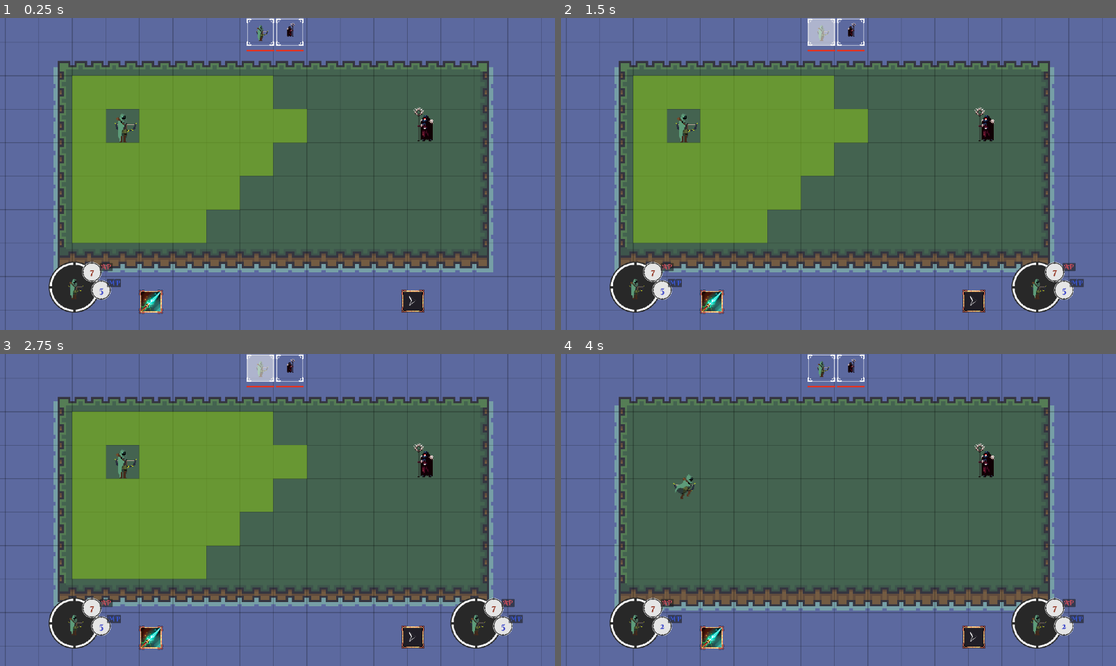
Above: before the commit, frames 1-4 (two rows, left to right).
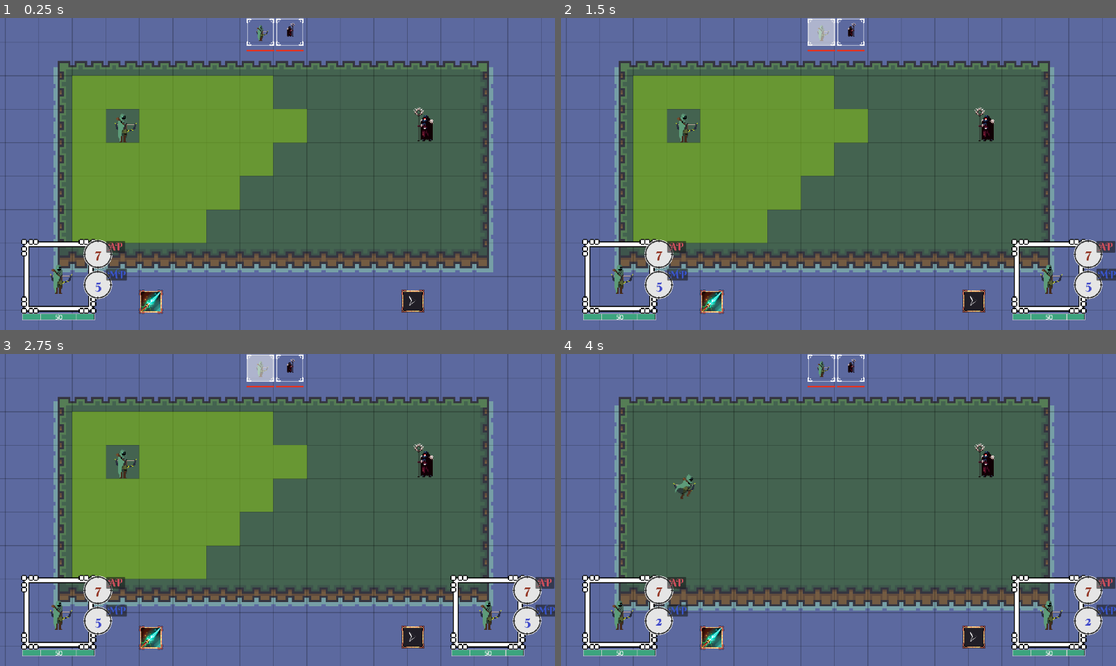
Above: after the commit, the same moments.

Repository: Xeronax/laughing-arrow
Game: Godot game, scene res://Main.tscn
Two runs of this game, one before a commit and one after it. Both use one fixed random seed, a clock stepped at 60 frames per second and the inputs below.
Inputs (mouse positions are in pixels of both pictures, inside the frame that each line leads up to):
- Up to frame 1 (0.25 s): no input
- Up to frame 2 (1.5 s): click (821, 33) at 0.52 s; click (821, 33) at 1.27 s
- Up to frame 3 (2.75 s): click (260, 369) at 2.02 s
- Up to frame 4 (4 s): move the mouse to (960, 494) at 2.77 s; click (960, 494) at 2.92 s; tap Enter at 3.5 s; move the mouse to (727, 525) at 3.52 s; click (727, 525) at 3.67 s

The runs differ from the first frame. In frame 1, 2.8% of the frame differs, in the area x 3-23%, y 70-97%; in frame 2, 6.1%; in frame 3, 6.1%, in the area x 3-100%, y 70-97%; in frame 4, 6.1%.

Commit message:
Updated UI + HP Bar

Diff:
--- a/Main.tscn
+++ b/Main.tscn
@@ -414,13 +414,13 @@
 anchor_top = 1.0
 anchor_right = 0.5
 anchor_bottom = 1.0
-offset_left = -475.0
-offset_top = -142.0
-offset_right = -126.0
-offset_bottom = 161.0
+offset_left = -532.0
+offset_top = -189.0
+offset_right = -183.0
+offset_bottom = 114.0
 grow_horizontal = 2
 grow_vertical = 0
-scale = Vector2(0.375, 0.375)
+scale = Vector2(0.55, 0.55)
 target = NodePath("../../Player")
 current_controller = true
 
@@ -431,12 +431,12 @@
 anchor_right = 0.5
 anchor_bottom = 1.0
 offset_left = 359.0
-offset_top = -142.0
+offset_top = -189.0
 offset_right = 708.0
-offset_bottom = 161.0
+offset_bottom = 114.0
 grow_horizontal = 2
 grow_vertical = 0
-scale = Vector2(0.375, 0.375)
+scale = Vector2(0.55, 0.55)
 
 [node name="EndTurnButton" parent="UI" node_paths=PackedStringArray("target") instance=ExtResource("5_rhj0d")]
 anchors_preset = 7
--- a/characters/battle_character.gd
+++ b/characters/battle_character.gd
@@ -91,26 +91,7 @@
 		return
 	var map_grid: TileMapLayer = Global.map
 	movement_cells.clear()
-	var explored: Array[Vector2i] = []
-	var queue: Array[Vector2i] = [ grid_position ]
-	while not queue.is_empty():
-		var current_cell: Vector2i = queue.pop_back()
-		# Nonwalkable cell check
-		var cell_data: TileData = map_grid.get_cell_tile_data(current_cell)
-		if cell_data.probability < 1:
-			continue
-		# Distance check
-		var dist: int = abs((grid_position - current_cell).x) + abs((grid_position - current_cell).y)
-		if dist > stats.mp:
-			continue
-		# Breadth first search
-		if explored.has(current_cell):
-			continue
-		if current_cell != grid_position:
-			movement_cells.append(current_cell)
-		explored.append(current_cell)
-		for neighbor in map_grid.get_surrounding_cells(current_cell):
-			queue.push_back(neighbor)
+	movement_cells = Global.get_range(grid_position, stats.mp)
 
 func highlight_movement_range() -> void:
 	_update_movement_range()
--- a/characters/necromancer/Necromancer.tscn
+++ b/characters/necromancer/Necromancer.tscn
@@ -852,6 +852,21 @@
 "name": &"run",
 "speed": 8.0
 }]
+
+[sub_resource type="Animation" id="Animation_myefp"]
+length = 0.001
+tracks/0/type = "value"
+tracks/0/imported = false
+tracks/0/enabled = true
+tracks/0/path = NodePath("AnimatedSprite2D/AnimationPlayer:speed_scale")
+tracks/0/interp = 1
+tracks/0/loop_wrap = true
+tracks/0/keys = {
+"times": PackedFloat32Array(0),
+"transitions": PackedFloat32Array(1),
+"update": 0,
+"values": [1.0]
+}
 
 [sub_resource type="Animation" id="Animation_r3eki"]
 resource_name = "attack"
@@ -1019,21 +1034,6 @@
 "values": [0, 1, 2, 3, 4, 5, 6, 7, 8, 9]
 }
 
-[sub_resource type="Animation" id="Animation_myefp"]
-length = 0.001
-tracks/0/type = "value"
-tracks/0/imported = false
-tracks/0/enabled = true
-tracks/0/path = NodePath("AnimatedSprite2D/AnimationPlayer:speed_scale")
-tracks/0/interp = 1
-tracks/0/loop_wrap = true
-tracks/0/keys = {
-"times": PackedFloat32Array(0),
-"transitions": PackedFloat32Array(1),
-"update": 0,
-"values": [1.0]
-}
-
 [sub_resource type="AnimationLibrary" id="AnimationLibrary_3aka1"]
 _data = {
 "RESET": SubResource("Animation_myefp"),
--- a/characters/player/Player.tscn
+++ b/characters/player/Player.tscn
@@ -185,6 +185,60 @@
 "name": &"run",
 "speed": 8.0
 }]
+
+[sub_resource type="Animation" id="Animation_pvpa4"]
+resource_name = "attack"
+length = 0.4
+tracks/0/type = "value"
+tracks/0/imported = false
+tracks/0/enabled = true
+tracks/0/path = NodePath(".:frame")
+tracks/0/interp = 1
+tracks/0/loop_wrap = true
+tracks/0/keys = {
+"times": PackedFloat32Array(0, 0.0333333, 0.0666667, 0.1, 0.133333, 0.166667, 0.2, 0.2333, 0.266667, 0.3, 0.333333),
+"transitions": PackedFloat32Array(1, 1, 1, 1, 1, 1, 1, 1, 1, 1, 1),
+"update": 1,
+"values": [0, 1, 2, 3, 4, 5, 6, 7, 8, 9, 10]
+}
+tracks/1/type = "value"
+tracks/1/imported = false
+tracks/1/enabled = true
+tracks/1/path = NodePath(".:animation")
+tracks/1/interp = 1
+tracks/1/loop_wrap = true
+tracks/1/keys = {
+"times": PackedFloat32Array(0),
+"transitions": PackedFloat32Array(1),
+"update": 1,
+"values": [&"attack"]
+}
+tracks/2/type = "value"
+tracks/2/imported = false
+tracks/2/enabled = true
+tracks/2/path = NodePath("AnimationPlayer:speed_scale")
+tracks/2/interp = 1
+tracks/2/loop_wrap = true
+tracks/2/keys = {
+"times": PackedFloat32Array(0),
+"transitions": PackedFloat32Array(1),
+"update": 0,
+"values": [0.35]
+}
+tracks/3/type = "method"
+tracks/3/imported = false
+tracks/3/enabled = true
+tracks/3/path = NodePath("../Spellbook/Shoot")
+tracks/3/interp = 1
+tracks/3/loop_wrap = true
+tracks/3/keys = {
+"times": PackedFloat32Array(0.3),
+"transitions": PackedFloat32Array(1),
+"values": [{
+"args": [],
+"method": &"deal_damage"
+}]
+}
 
 [sub_resource type="Animation" id="Animation_id3sk"]
 resource_name = "idle"
@@ -256,60 +310,6 @@
 "values": [0.495]
 }
 
-[sub_resource type="Animation" id="Animation_pvpa4"]
-resource_name = "attack"
-length = 0.4
-tracks/0/type = "value"
-tracks/0/imported = false
-tracks/0/enabled = true
-tracks/0/path = NodePath(".:frame")
-tracks/0/interp = 1
-tracks/0/loop_wrap = true
-tracks/0/keys = {
-"times": PackedFloat32Array(0, 0.0333333, 0.0666667, 0.1, 0.133333, 0.166667, 0.2, 0.2333, 0.266667, 0.3, 0.333333),
-"transitions": PackedFloat32Array(1, 1, 1, 1, 1, 1, 1, 1, 1, 1, 1),
-"update": 1,
-"values": [0, 1, 2, 3, 4, 5, 6, 7, 8, 9, 10]
-}
-tracks/1/type = "value"
-tracks/1/imported = false
-tracks/1/enabled = true
-tracks/1/path = NodePath(".:animation")
-tracks/1/interp = 1
-tracks/1/loop_wrap = true
-tracks/1/keys = {
-"times": PackedFloat32Array(0),
-"transitions": PackedFloat32Array(1),
-"update": 1,
-"values": [&"attack"]
-}
-tracks/2/type = "value"
-tracks/2/imported = false
-tracks/2/enabled = true
-tracks/2/path = NodePath("AnimationPlayer:speed_scale")
-tracks/2/interp = 1
-tracks/2/loop_wrap = true
-tracks/2/keys = {
-"times": PackedFloat32Array(0),
-"transitions": PackedFloat32Array(1),
-"update": 0,
-"values": [0.35]
-}
-tracks/3/type = "method"
-tracks/3/imported = false
-tracks/3/enabled = true
-tracks/3/path = NodePath("../Spellbook/Shoot")
-tracks/3/interp = 1
-tracks/3/loop_wrap = true
-tracks/3/keys = {
-"times": PackedFloat32Array(0.3),
-"transitions": PackedFloat32Array(1),
-"values": [{
-"args": [],
-"method": &"deal_damage"
-}]
-}
-
 [sub_resource type="AnimationLibrary" id="AnimationLibrary_lc5g3"]
 _data = {
 "attack": SubResource("Animation_pvpa4"),
--- a/global.gd
+++ b/global.gd
@@ -12,7 +12,6 @@
 var pathfinding_map: AStarGrid2D = null
 var battle_manager: Node2D = null
 var mouse_on_ui: bool = false
-
 
 func _ready() -> void:
 	var root = get_tree().get_root()
@@ -52,3 +51,27 @@
 		var local_point: Vector2i = Vector2i(vec/16)
 		path.append(local_point)
 	return path
+
+func get_range(grid_position: Vector2i, range: int, _minimum_range: int = 0) -> Array[Vector2i]:
+	var explored: Array[Vector2i] = []
+	var queue: Array[Vector2i] = [ grid_position ]
+	var cells_in_range: Array[Vector2i] = []
+	while not queue.is_empty():
+		var current_cell: Vector2i = queue.pop_back()
+		# Nonwalkable cell check
+		var cell_data: TileData = map.get_cell_tile_data(current_cell)
+		if cell_data.probability < 1:
+			continue
+		# Distance check
+		var dist: int = abs((grid_position - current_cell).x) + abs((grid_position - current_cell).y)
+		if dist > range:
+			continue
+		# Breadth first search
+		if explored.has(current_cell):
+			continue
+		if current_cell != grid_position:
+			cells_in_range.append(current_cell)
+		explored.append(current_cell)
+		for neighbor in map.get_surrounding_cells(current_cell):
+			queue.push_back(neighbor)
+	return cells_in_range
--- a/ui/character_frame/CharacterFrame.tscn
+++ b/ui/character_frame/CharacterFrame.tscn
@@ -1,9 +1,16 @@
-[gd_scene load_steps=9 format=3 uid="uid://cu4qfv71c1i70"]
+[gd_scene load_steps=15 format=3 uid="uid://cu4qfv71c1i70"]
 
 [ext_resource type="Script" path="res://ui/character_frame/character_frame.gd" id="1_e3w8j"]
-[ext_resource type="Texture2D" uid="uid://v4dqfsfxkjnp" path="res://art/Wenrexa Interface UI KIT #4/PNG/Icons/Circle01.png" id="1_rshuj"]
 [ext_resource type="Texture2D" uid="uid://dupgo4uao7147" path="res://art/Wenrexa Interface UI KIT #4/PNG/Icons/Circle02.png" id="2_bpfcq"]
+[ext_resource type="Texture2D" uid="uid://b5uatdjbq36ju" path="res://art/Custom Border and Panels Menu All Part/Ram Border All.png" id="2_y2lut"]
 [ext_resource type="FontFile" uid="uid://c66f6mfqcyten" path="res://art/BerkshireSwash-Regular.ttf" id="3_xpfbi"]
+[ext_resource type="Texture2D" uid="uid://cba33wfp7dm44" path="res://art/Wenrexa Interface UI KIT #4/PNG/ProgressBar_01/BarV1_Bar.png" id="5_sbi27"]
+[ext_resource type="Texture2D" uid="uid://bggre8ko1xdhl" path="res://art/Wenrexa Interface UI KIT #4/PNG/ProgressBar_01/BarV1_ProgressBarBorder.png" id="6_ewnwg"]
+[ext_resource type="Texture2D" uid="uid://cd1wwy0h7lp3m" path="res://art/Wenrexa Interface UI KIT #4/PNG/ProgressBar_01/BarV1_ProgressBar.png" id="7_roegc"]
+
+[sub_resource type="AtlasTexture" id="AtlasTexture_6lcgl"]
+atlas = ExtResource("2_y2lut")
+region = Rect2(0, 0, 64, 64)
 
 [sub_resource type="LabelSettings" id="LabelSettings_xsqjc"]
 font = ExtResource("3_xpfbi")
@@ -25,11 +32,15 @@
 font_size = 40
 font_color = Color(0.222677, 0.334882, 0.795021, 1)
 
+[sub_resource type="SystemFont" id="SystemFont_epx7a"]
+
+[sub_resource type="LabelSettings" id="LabelSettings_1dpq8"]
+font = SubResource("SystemFont_epx7a")
+font_size = 24
+
 [node name="CharacterFrame" type="Control"]
 layout_mode = 3
 anchors_preset = 0
-offset_right = 376.0
-offset_bottom = 300.0
 size_flags_horizontal = 3
 size_flags_vertical = 3
 script = ExtResource("1_e3w8j")
@@ -38,7 +49,7 @@
 layout_mode = 2
 offset_right = 283.0
 offset_bottom = 283.0
-texture = ExtResource("1_rshuj")
+texture = SubResource("AtlasTexture_6lcgl")
 expand_mode = 1
 stretch_mode = 5
 
@@ -52,9 +63,9 @@
 
 [node name="APFrame" type="TextureRect" parent="."]
 layout_mode = 2
-offset_left = 185.0
+offset_left = 235.0
 offset_top = 3.0
-offset_right = 294.0
+offset_right = 344.0
 offset_bottom = 112.0
 texture = ExtResource("2_bpfcq")
 expand_mode = 3
@@ -72,16 +83,16 @@
 
 [node name="Panel" type="Panel" parent="APFrame"]
 layout_mode = 0
-offset_left = 98.0
+offset_left = 86.385
 offset_top = 4.0
-offset_right = 169.0
+offset_right = 157.385
 offset_bottom = 49.0
 
-[node name="AP" type="Label" parent="APFrame"]
+[node name="AP" type="Label" parent="APFrame/Panel"]
 layout_mode = 0
-offset_left = 98.0
-offset_right = 167.0
-offset_bottom = 51.0
+offset_top = -4.0
+offset_right = 69.0
+offset_bottom = 47.0
 text = "AP"
 label_settings = SubResource("LabelSettings_p1vhk")
 horizontal_alignment = 1
@@ -89,10 +100,10 @@
 
 [node name="MPFrame" type="TextureRect" parent="."]
 layout_mode = 2
-offset_left = 236.0
-offset_top = 103.0
-offset_right = 345.0
-offset_bottom = 212.0
+offset_left = 235.0
+offset_top = 119.355
+offset_right = 344.0
+offset_bottom = 228.355
 texture = ExtResource("2_bpfcq")
 expand_mode = 3
 stretch_mode = 4
@@ -114,13 +125,33 @@
 offset_right = 164.0
 offset_bottom = 38.0
 
-[node name="MP" type="Label" parent="MPFrame"]
+[node name="MP" type="Label" parent="MPFrame/Panel"]
 layout_mode = 0
-offset_left = 91.0
-offset_top = -10.0
-offset_right = 160.0
-offset_bottom = 41.0
+offset_left = 5.0
+offset_top = -3.0
+offset_right = 74.0
+offset_bottom = 48.0
 text = "MP"
 label_settings = SubResource("LabelSettings_yue03")
 horizontal_alignment = 1
 vertical_alignment = 1
+
+[node name="HealthBar" type="TextureProgressBar" parent="."]
+layout_mode = 0
+offset_left = 4.25
+offset_top = 282.0
+offset_right = 279.25
+offset_bottom = 309.0
+texture_under = ExtResource("5_sbi27")
+texture_over = ExtResource("6_ewnwg")
+texture_progress = ExtResource("7_roegc")
+
+[node name="HealthText" type="Label" parent="HealthBar"]
+layout_mode = 0
+offset_left = 118.0
+offset_top = -4.0
+offset_right = 158.0
+offset_bottom = 19.0
+label_settings = SubResource("LabelSettings_1dpq8")
+horizontal_alignment = 1
+vertical_alignment = 1
--- a/ui/character_frame/character_frame.gd
+++ b/ui/character_frame/character_frame.gd
@@ -3,6 +3,8 @@
 @onready var portrait: TextureRect = $Portrait/TextureRect
 @onready var ap_label: Label = $APFrame/APLabel
 @onready var mp_label: Label = $MPFrame/MPLabel
+@onready var health_bar: TextureProgressBar = $HealthBar
+@onready var hp_label: Label = $HealthBar/HealthText
 
 @export var target: BattleCharacter
 @export var current_controller: bool
@@ -10,6 +12,9 @@
 func _update() -> void:
 	ap_label.text = str(target.stats.ap)
 	mp_label.text = str(target.stats.mp)
+	hp_label.text = str(target.stats.hp)
+	health_bar.max_value = target.stats.max_hp
+	health_bar.value = target.stats.hp
 
 # Called when the node enters the scene tree for the first time.
 func _ready() -> void:
@@ -32,9 +37,12 @@
 			target.stats.ap_changed.disconnect(_update)
 		if(target.stats.mp_changed.is_connected(_update)):
 			target.stats.mp_changed.disconnect(_update)
+		if(target.stats.hp_changed.is_connected(_update)):
+			target.stats.hp_changed.disconnect(_update)
 	target = character
 	portrait.texture = target.sprite_component.portrait
 	_update()
 	set_visible(true)
 	target.stats.ap_changed.connect(_update)
 	target.stats.mp_changed.connect(_update)
+	target.stats.hp_changed.connect(_update)
